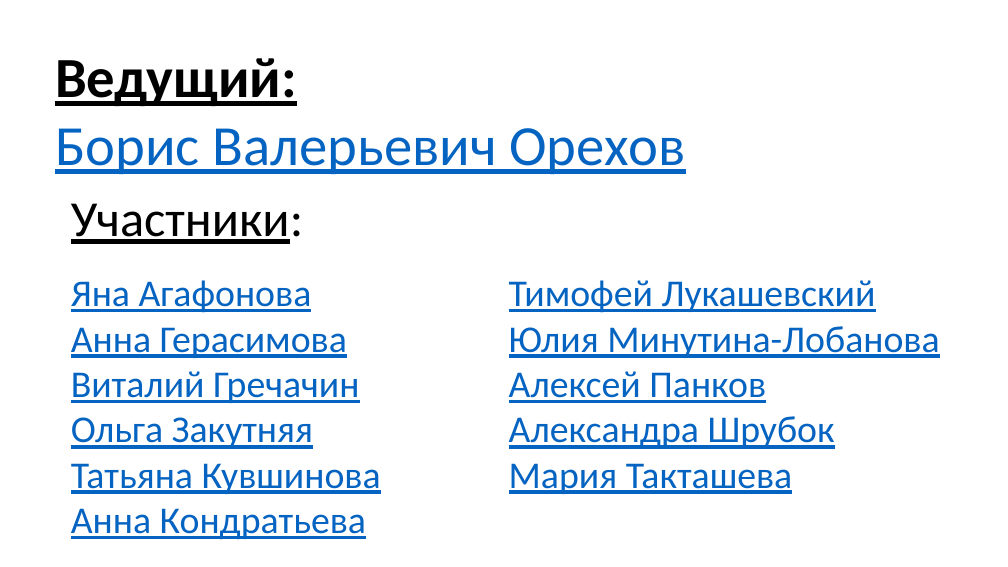
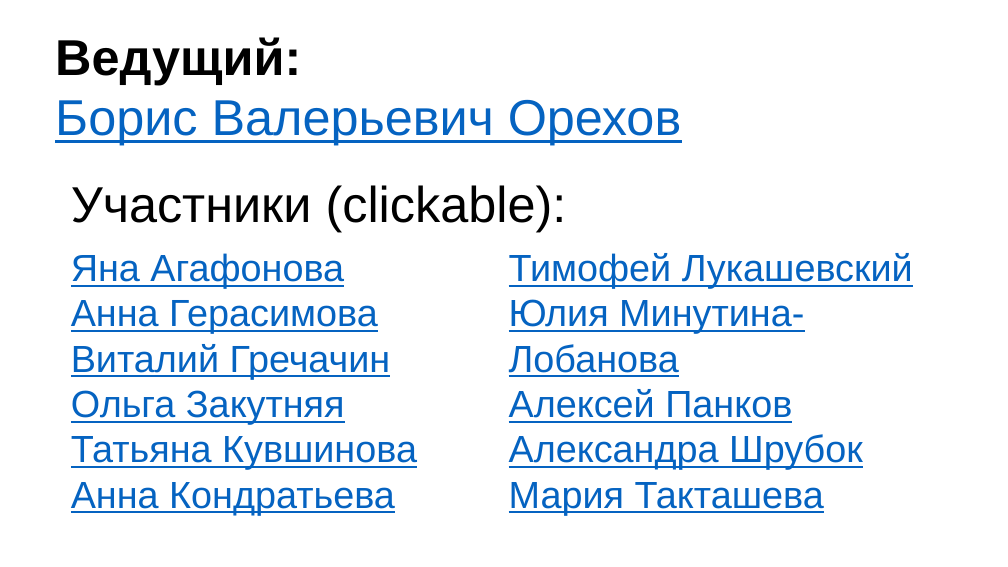
Before and after one commit to mtaktash/motive-grammar, a slide deck: slide 2 of slides/итоги грамматика мотива.pptx. Drawn at 1008x567 pixels with LibreOffice and Linux fonts; fonts in the diff are those of the drawing. Boxes give left, top, right and bottom in pixels: in the first picture for what was removed or moved away, otherwise in the second. Text is boxed around its words. In the diff, an @@ line names an element or a change of style, - is before the commit and + after.

```diff
--- a/slides/итоги грамматика мотива.pptx
+++ b/slides/итоги грамматика мотива.pptx
@@ text "Ведущий:": place and size @@
-text "Ведущий:" at [55, 58, 685, 174]
+text "Ведущий:" at [55, 37, 681, 145]
@@ text "Ведущий:" at [55, 37, 681, 145]: size 54 to 48 pt, font Calibri to Arial; underline off in "Ведущий:" @@
@@ text at [71, 185, 567, 232]: text changed; font Calibri to Arial @@
-Участники:
+Участники (clickable):
@@ text "Яна Агафонова": place and size @@
-text "Яна Агафонова" at [71, 280, 939, 540]
+text "Яна Агафонова" at [71, 253, 913, 515]
@@ text "Яна Агафонова" at [71, 253, 913, 515]: font Calibri to Arial @@
```
Also in this commit, not shown: 11 other slides changed, 6 slides added, 1 other file.
